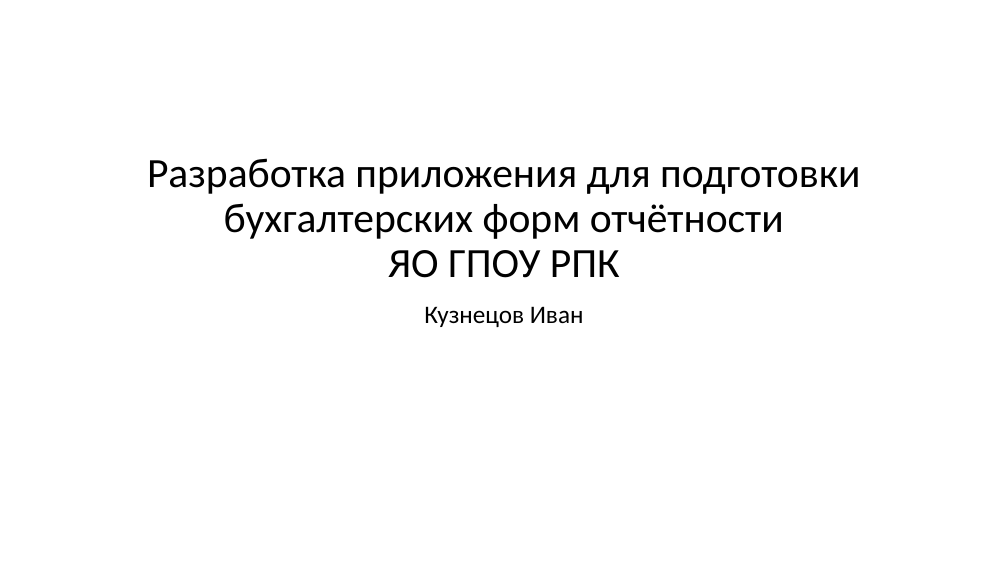
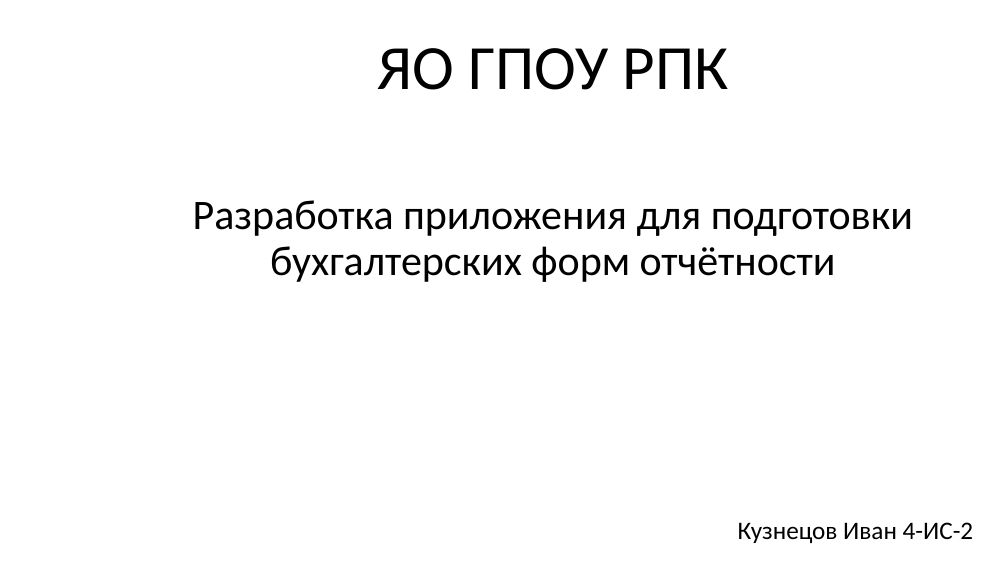
Before and after one commit to ux1e/diplome, a slide deck: slide 1 of files/Записка/Kuznetsov_Ivan_prezentacia.pptx. Drawn at 1008x567 pixels with LibreOffice and Linux fonts; fonts in the diff are those of the drawing. Boxes give left, top, right and bottom in pixels: in the first picture for what was removed or moved away, otherwise in the second. Text is boxed around its words. In the diff, an @@ line names an element or a change of style, - is before the commit and + after.

```diff
--- a/files/Записка/Kuznetsov_Ivan_prezentacia.pptx
+++ b/files/Записка/Kuznetsov_Ivan_prezentacia.pptx
@@ text added at [377,48,729,90], 60 pt, text #000000 @@
+ЯО ГПОУ РПК
@@ title at [193,200,913,282]: text changed; size 39.6 to 40 pt @@
-Разработка приложения для подготовки бухгалтерских форм отчётности
-ЯО ГПОУ РПК
+Разработка приложения для подготовки бухгалтерских форм отчётности
@@ subtitle removed at [424,306,584,327] @@
-Кузнецов Иван
@@ subtitle added at [738,522,974,543], 24 pt, text #000000 @@
+Кузнецов Иван 4-ИС-2
```
Also in this commit, not shown: 3 other files.
